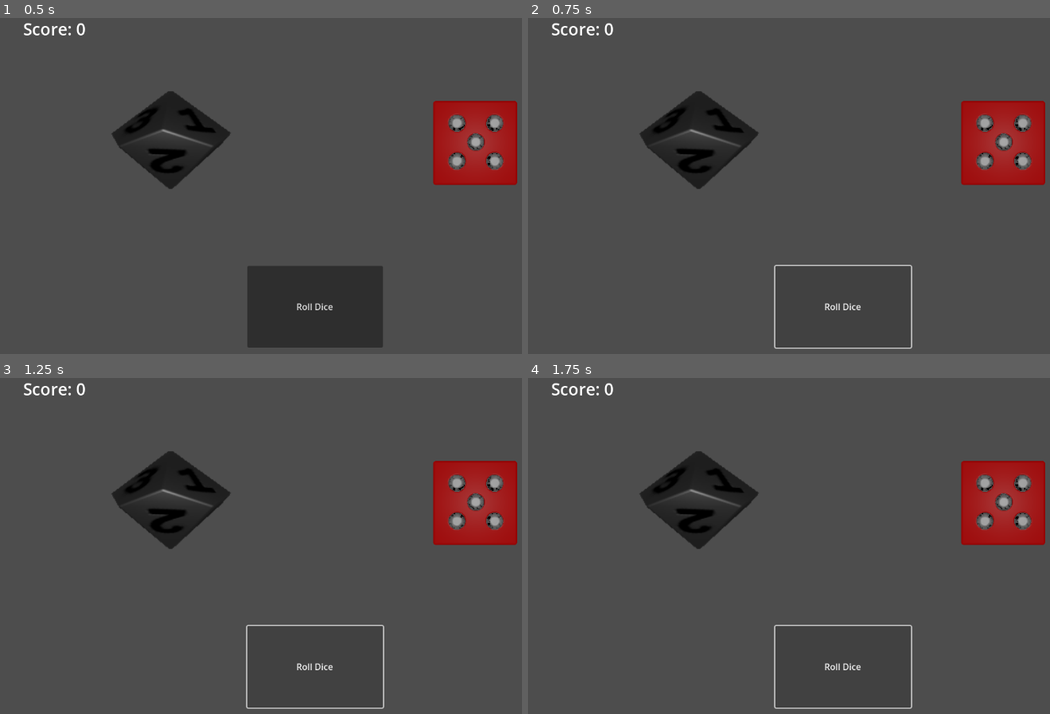
Above: before the commit, frames 1-4 (two rows, left to right).
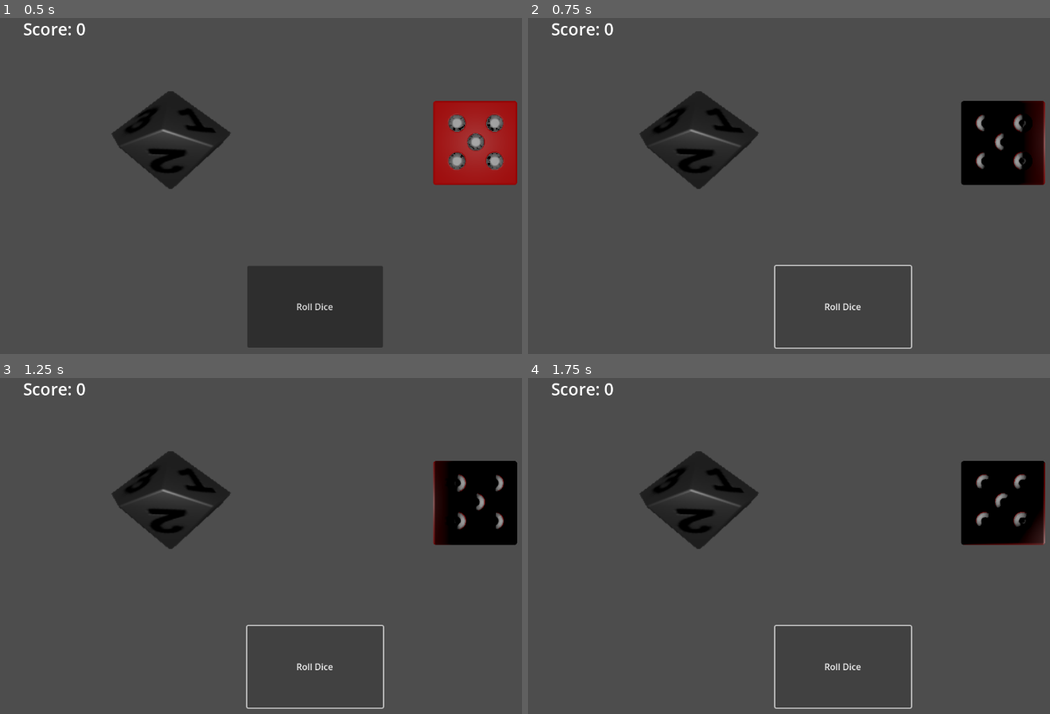
Above: after the commit, the same moments.

Repository: JacksonPearce21/Diceon
Game: Godot game, scene res://Scenes/main_game.tscn
The game is run twice, just before and just after one commit, with the same random seed, the same clock (stepped at 60 frames per second) and the same inputs.
Inputs:
- Up to frame 1 (0.5 s): no input
- Up to frame 2 (0.75 s): click "Roll Dice" at 0.5 s
- Up to frame 3 (1.25 s): no input
- Up to frame 4 (1.75 s): click "Roll Dice" at 1.25 s

Frame 1 is identical in both runs. In frame 2, 4.0% of the frame differs, in the area x 82-100%, y 24-50%; in frame 3, 3.9%; in frame 4, 4.0%.

Commit message:
Rotation not working
The rotation on my script for the int dice isnt working, but it is still progress

Diff:
--- a/Scenes/int_dice.tscn
+++ b/Scenes/int_dice.tscn
@@ -57,12 +57,14 @@
 [node name="DirectionalLight3D" type="DirectionalLight3D" parent="."]
 light_energy = 0.35
 
-[node name="10Silver_10Silver_0" type="MeshInstance3D" parent="."]
-transform = Transform3D(0.996195, 0.0871557, 3.8097e-09, 0, -4.37114e-08, 1, 0.0871557, -0.996195, -4.35451e-08, 0, 4, 0)
-mesh = SubResource("ArrayMesh_md453")
-skeleton = NodePath("")
-
 [node name="Camera3D" type="Camera3D" parent="."]
 transform = Transform3D(1, 0, 0, 0, 1, 0, 0, 0, 1, 0, 0, 2)
 fov = 120.0
 far = 4023.15
+
+[node name="Node3D" type="Node3D" parent="."]
+
+[node name="10Silver_10Silver_0" type="MeshInstance3D" parent="Node3D"]
+transform = Transform3D(0.996195, 0.0871557, 3.8097e-09, 0, -4.37114e-08, 1, 0.0871557, -0.996195, -4.35451e-08, 0, 4, 0)
+mesh = SubResource("ArrayMesh_md453")
+skeleton = NodePath("")
--- a/Scripts/IntergerDie.gd
+++ b/Scripts/IntergerDie.gd
@@ -1,11 +1,28 @@
 extends Node3D
 
-@export var sides = [1,2,3,4,5,6,7,8,9,10]
+@export var sides := {
+	1: {"rotation": Vector3(0, 0, 0)},
+	2: {"rotation": Vector3(0, deg_to_rad(90), 0)},
+	3: {"rotation": Vector3(0, deg_to_rad(180), 0)},
+	4: {"rotation": Vector3(0, deg_to_rad(270), 0)},
+	5: {"rotation": Vector3(deg_to_rad(90), 0, 0)},
+	6: {"rotation": Vector3(deg_to_rad(-90), 0, 0)},
+	7: {"rotation": Vector3(deg_to_rad(45), deg_to_rad(45), 0)},
+	8: {"rotation": Vector3(deg_to_rad(-45), deg_to_rad(90), 0)},
+	9: {"rotation": Vector3(deg_to_rad(135), 0, 0)},
+	10: {"rotation": Vector3(deg_to_rad(180), deg_to_rad(180), 0)},
+}
+
 var current_face_value = 1
 
 func roll():
-	current_face_value = sides.pick_random()
+	current_face_value = sides.keys().pick_random()
 	tween_to_face(current_face_value)
 
-func tween_to_face(value):
-	print("Rolling INT to face with value:", value)
+func tween_to_face(value: int):
+	var face_data = sides.get(value)
+	if face_data:
+		print("Rolling INT to face:", value)
+		var rotation = face_data["rotation"]
+		var tween = create_tween()
+		tween.tween_property(self, "rotation", rotation, 0.8).set_trans(Tween.TRANS_SINE).set_ease(Tween.EASE_OUT)
